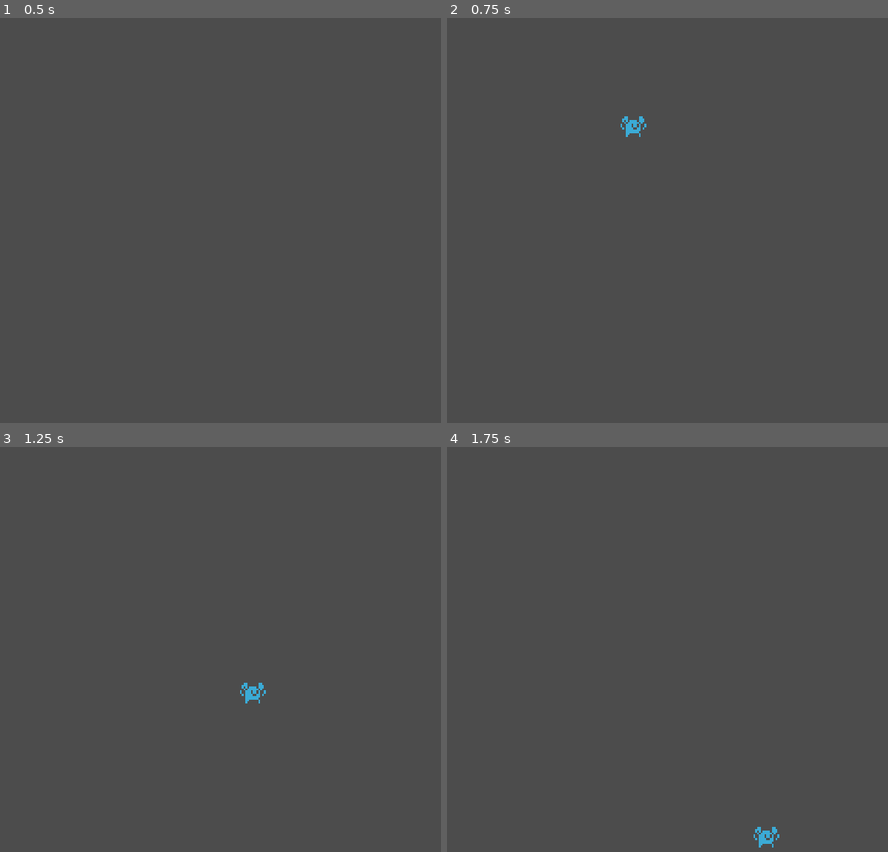
Above: before the commit, frames 1-4 (two rows, left to right).
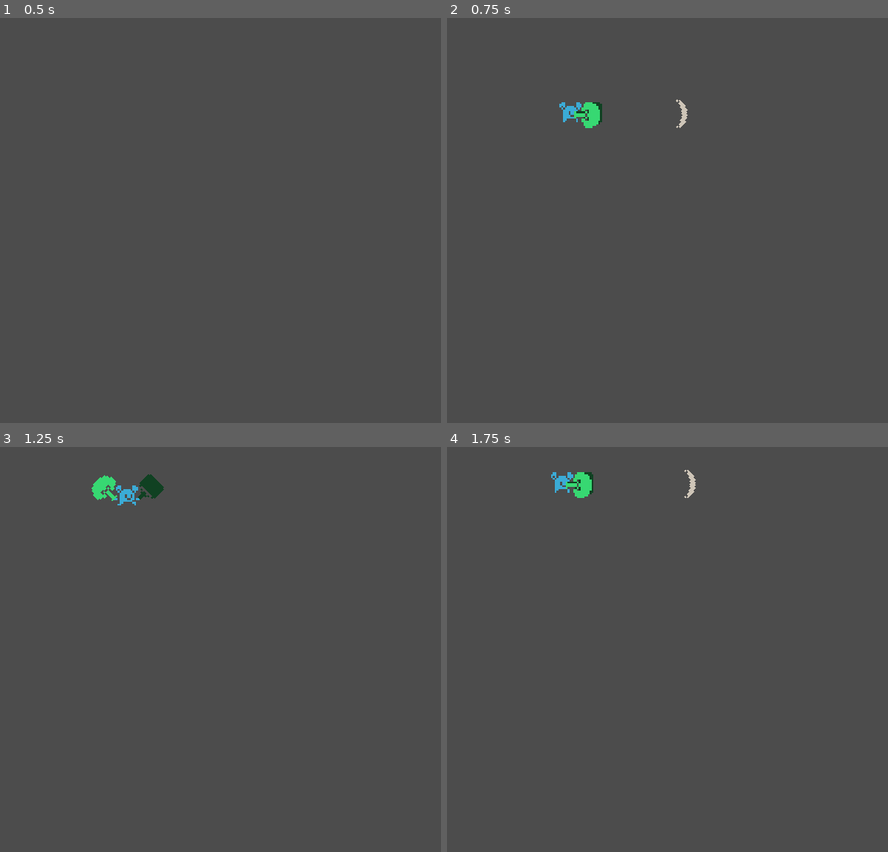
Above: after the commit, the same moments.

Repository: BasicLich/MizJam01
Game: Godot game, scene res://Main.tscn
Same seed, same stepped clock (60 frames per second), same inputs: the game is played once before the commit and once after it.
Inputs:
- Up to frame 1 (0.5 s): no input
- Up to frame 2 (0.75 s): tap Enter (ui_accept) at 0.5 s; hold Right (ui_right) from 0.53 s (still down); tap X (attack, bound only after the commit) at 0.6 s
- Up to frame 3 (1.25 s): keep holding Right (ui_right); tap Enter (ui_accept) at 0.77, 0.8, 1.07 s
- Up to frame 4 (1.75 s): keep holding Right (ui_right); tap Enter (ui_accept) at 1.35, 1.52 s; tap X (attack, bound only after the commit) at 1.55 s

Frame 1 is identical in both runs. In frame 2, 0.6% of the frame differs, in the area x 25-55%, y 20-30%; in frame 3, 0.7%, in the area x 20-61%, y 6-64%; in frame 4, 0.6%.

Commit message:
Added fan weapons and fan attack with animations and slash effect.

Diff:
--- a/Main.gd
+++ b/Main.gd
@@ -7,6 +7,6 @@
 	var window_size = OS.get_window_size()
 	OS.set_window_position(screen_size*0.5 - window_size*0.5)
 
-func _process(delta):
+func _process(_delta):
 	if Input.is_action_just_pressed("ui_accept"):
 		get_tree().change_scene("res://Gameplay.tscn")
--- a/Player/Player.gd
+++ b/Player/Player.gd
@@ -5,12 +5,16 @@
 	"down": "ui_down",
 	"left": "ui_left",
 	"right": "ui_right",
-	"jump": "ui_accept"
+	"jump": "ui_accept",
+	"attack": "attack"
 }
 
 onready var input_controls = CONTROLS
 
+const WindGust = preload("res://Player/WindGust.tscn")
+
 const MAX_FALL_SPEED = 148
+const FAN_STRIKE_RECOIL_SPEED = 256
 onready var gravity = 10
 onready var speed = 72
 onready var jump_speed = 200
@@ -22,17 +26,25 @@
 onready var state_machine = $StateMachine
 onready var animation_player = $AnimationPlayer
 onready var body = $Body
-
-onready var jumpSfx = $JumpSfx
+onready var fan_strike_timer = $FanStrikeTimer
+onready var wind_slash_spawn = $Body/WindSlashSpawn
+onready var attack_cooldown_timer = $AttackCooldownTimer
 
 func _ready():
 	pass
 
 func _physics_process(_delta):
-	velocity.x = 0
+	if state_machine.state == state_machine.States.FAN_STRIKE:
+		velocity.x *= 0.9
+	else:
+		velocity.x = 0
 
 	# Gravity
 	velocity.y += get_gravity()
+
+	# Stop vertical movement during fan strike
+	if state_machine.state == state_machine.States.FAN_STRIKE:
+		velocity.y = 0
 
 	# Movement
 	if can_move():
@@ -43,6 +55,9 @@
 		if velocity.x != 0:
 			face_direction = sign(velocity.x)
 		body.scale.x = face_direction
+		if Input.is_action_just_pressed(input_controls["attack"]):
+			if can_attack():
+				fan_strike()
 
 	# Jump
 	if Input.is_action_just_pressed(input_controls["jump"]):
@@ -55,18 +70,6 @@
 	if velocity.y > MAX_FALL_SPEED:
 		velocity.y = MAX_FALL_SPEED
 
-func idle_state():
-	pass
-
-func run_state():
-	pass
-
-func jump_state():
-	pass
-
-func fall_state():
-	pass
-
 func can_move() -> bool:
 	return state_machine.is_in_moving_state()
 
@@ -76,6 +79,27 @@
 func jump():
 	velocity.y = -get_jump_speed()
 	state_machine.set_state(state_machine.States.JUMP)
+
+func can_attack():
+	return state_machine.state != state_machine.States.FAN_STRIKE \
+		and attack_cooldown_timer.is_stopped()
+
+func fan_strike():
+	state_machine.set_state(state_machine.States.FAN_STRIKE)
+	fan_strike_timer.start()
+	attack_cooldown_timer.start()
+	var wind_slash = WindGust.instance()
+	get_parent().add_child(wind_slash)
+	wind_slash.global_position = wind_slash_spawn.global_position
+	var slash_speed = 212
+	if face_direction == 1:
+		velocity.x = -FAN_STRIKE_RECOIL_SPEED
+		wind_slash.rotation = deg2rad(45)
+		wind_slash.set_velocity(slash_speed, 0)
+	else:
+		velocity.x = FAN_STRIKE_RECOIL_SPEED
+		wind_slash.rotation = deg2rad(-135)
+		wind_slash.set_velocity(-slash_speed, 0)
 
 func get_gravity() -> float:
 	var g = gravity
@@ -100,3 +124,6 @@
 
 func is_jump_grace_active() -> bool:
 	return not jump_grace_timer.is_stopped()
+
+func _on_FanStrikeTimer_timeout():
+	state_machine.set_state(state_machine.States.IDLE)
--- a/Player/Player.tscn
+++ b/Player/Player.tscn
@@ -1,8 +1,11 @@
-[gd_scene load_steps=9 format=2]
+[gd_scene load_steps=13 format=2]
 
 [ext_resource path="res://Player/Player.gd" type="Script" id=1]
 [ext_resource path="res://Player/player01.png" type="Texture" id=2]
 [ext_resource path="res://Player/PlayerFSM.gd" type="Script" id=3]
+[ext_resource path="res://Player/fan_weapon02.png" type="Texture" id=4]
+[ext_resource path="res://Player/fan_weapon01.png" type="Texture" id=5]
+[ext_resource path="res://Player/player01_no_hands.png" type="Texture" id=6]
 
 [sub_resource type="RectangleShape2D" id=1]
 extents = Vector2( 5, 4 )
@@ -32,8 +35,192 @@
 tracks/1/keys = {
 "times": PoolRealArray( 0 ),
 "transitions": PoolRealArray( 1 ),
-"update": 0,
+"update": 1,
 "values": [ Vector2( 0, 0 ) ]
+}
+tracks/2/type = "value"
+tracks/2/path = NodePath("Body/LeftHand:region_rect")
+tracks/2/interp = 1
+tracks/2/loop_wrap = true
+tracks/2/imported = false
+tracks/2/enabled = true
+tracks/2/keys = {
+"times": PoolRealArray( 0 ),
+"transitions": PoolRealArray( 1 ),
+"update": 1,
+"values": [ Rect2( 65, 9, 2, 4 ) ]
+}
+tracks/3/type = "value"
+tracks/3/path = NodePath("Body/LeftHand:position")
+tracks/3/interp = 1
+tracks/3/loop_wrap = true
+tracks/3/imported = false
+tracks/3/enabled = true
+tracks/3/keys = {
+"times": PoolRealArray( 0 ),
+"transitions": PoolRealArray( 1 ),
+"update": 1,
+"values": [ Vector2( -6, 3 ) ]
+}
+tracks/4/type = "value"
+tracks/4/path = NodePath("Body/RightHand:region_rect")
+tracks/4/interp = 1
+tracks/4/loop_wrap = true
+tracks/4/imported = false
+tracks/4/enabled = true
+tracks/4/keys = {
+"times": PoolRealArray( 0 ),
+"transitions": PoolRealArray( 1 ),
+"update": 1,
+"values": [ Rect2( 77, 9, 2, 4 ) ]
+}
+tracks/5/type = "value"
+tracks/5/path = NodePath("Body/RightHand:position")
+tracks/5/interp = 1
+tracks/5/loop_wrap = true
+tracks/5/imported = false
+tracks/5/enabled = true
+tracks/5/keys = {
+"times": PoolRealArray( 0 ),
+"transitions": PoolRealArray( 1 ),
+"update": 1,
+"values": [ Vector2( 6, 3 ) ]
+}
+tracks/6/type = "value"
+tracks/6/path = NodePath("Body/RightHand/RightFan:position")
+tracks/6/interp = 1
+tracks/6/loop_wrap = true
+tracks/6/imported = false
+tracks/6/enabled = true
+tracks/6/keys = {
+"times": PoolRealArray( 0 ),
+"transitions": PoolRealArray( 1 ),
+"update": 1,
+"values": [ Vector2( 5.5, -6.5 ) ]
+}
+tracks/7/type = "value"
+tracks/7/path = NodePath("Body/LeftHand/LeftFan:position")
+tracks/7/interp = 1
+tracks/7/loop_wrap = true
+tracks/7/imported = false
+tracks/7/enabled = true
+tracks/7/keys = {
+"times": PoolRealArray( 0 ),
+"transitions": PoolRealArray( 1 ),
+"update": 1,
+"values": [ Vector2( -5.5, -6.5 ) ]
+}
+tracks/8/type = "value"
+tracks/8/path = NodePath("Body/LeftHand/LeftFan:rotation_degrees")
+tracks/8/interp = 1
+tracks/8/loop_wrap = true
+tracks/8/imported = false
+tracks/8/enabled = true
+tracks/8/keys = {
+"times": PoolRealArray( 0 ),
+"transitions": PoolRealArray( 1 ),
+"update": 1,
+"values": [ -45.0 ]
+}
+tracks/9/type = "value"
+tracks/9/path = NodePath("Body/RightHand/RightFan:rotation_degrees")
+tracks/9/interp = 1
+tracks/9/loop_wrap = true
+tracks/9/imported = false
+tracks/9/enabled = true
+tracks/9/keys = {
+"times": PoolRealArray( 0 ),
+"transitions": PoolRealArray( 1 ),
+"update": 1,
+"values": [ 45.0 ]
+}
+
+[sub_resource type="Animation" id=6]
+resource_name = "fan_strike"
+length = 0.4
+tracks/0/type = "value"
+tracks/0/path = NodePath("Body/Sprite:frame")
+tracks/0/interp = 1
+tracks/0/loop_wrap = true
+tracks/0/imported = false
+tracks/0/enabled = true
+tracks/0/keys = {
+"times": PoolRealArray( 0 ),
+"transitions": PoolRealArray( 1 ),
+"update": 1,
+"values": [ 0 ]
+}
+tracks/1/type = "value"
+tracks/1/path = NodePath("Body/LeftHand/LeftFan:position")
+tracks/1/interp = 1
+tracks/1/loop_wrap = true
+tracks/1/imported = false
+tracks/1/enabled = true
+tracks/1/keys = {
+"times": PoolRealArray( 0, 0.4 ),
+"transitions": PoolRealArray( 1, 1 ),
+"update": 1,
+"values": [ Vector2( 7, 0 ), Vector2( -4, -5 ) ]
+}
+tracks/2/type = "value"
+tracks/2/path = NodePath("Body/LeftHand/LeftFan:rotation_degrees")
+tracks/2/interp = 1
+tracks/2/loop_wrap = true
+tracks/2/imported = false
+tracks/2/enabled = true
+tracks/2/keys = {
+"times": PoolRealArray( 0, 0.4 ),
+"transitions": PoolRealArray( 1, 1 ),
+"update": 1,
+"values": [ 89.9999, -45.0 ]
+}
+tracks/3/type = "value"
+tracks/3/path = NodePath("Body/RightHand/RightFan:position")
+tracks/3/interp = 1
+tracks/3/loop_wrap = true
+tracks/3/imported = false
+tracks/3/enabled = true
+tracks/3/keys = {
+"times": PoolRealArray( 0, 0.4 ),
+"transitions": PoolRealArray( 1, 1 ),
+"update": 1,
+"values": [ Vector2( 4, -1 ), Vector2( 5, -5 ) ]
+}
+tracks/4/type = "value"
+tracks/4/path = NodePath("Body/RightHand/RightFan:rotation_degrees")
+tracks/4/interp = 1
+tracks/4/loop_wrap = true
+tracks/4/imported = false
+tracks/4/enabled = true
+tracks/4/keys = {
+"times": PoolRealArray( 0, 0.4 ),
+"transitions": PoolRealArray( 1, 1 ),
+"update": 1,
+"values": [ 89.9999, 45.0 ]
+}
+tracks/5/type = "value"
+tracks/5/path = NodePath("Body/LeftHand:position")
+tracks/5/interp = 1
+tracks/5/loop_wrap = true
+tracks/5/imported = false
+tracks/5/enabled = true
+tracks/5/keys = {
+"times": PoolRealArray( 0, 0.4 ),
+"transitions": PoolRealArray( 1, 1 ),
+"update": 1,
+"values": [ Vector2( 2, 4 ), Vector2( -6, 5 ) ]
+}
+tracks/6/type = "value"
+tracks/6/path = NodePath("Body/RightHand:position")
+tracks/6/interp = 1
+tracks/6/loop_wrap = true
+tracks/6/imported = false
+tracks/6/enabled = true
+tracks/6/keys = {
+"times": PoolRealArray( 0, 0.4 ),
+"transitions": PoolRealArray( 1, 1 ),
+"update": 1,
+"values": [ Vector2( 6, 4 ), Vector2( 5, 5 ) ]
 }
 
 [sub_resource type="Animation" id=3]
@@ -61,8 +248,104 @@
 tracks/1/keys = {
 "times": PoolRealArray( 0 ),
 "transitions": PoolRealArray( 1 ),
+"update": 1,
+"values": [ Vector2( 0, 0 ) ]
+}
+tracks/2/type = "value"
+tracks/2/path = NodePath("Body/LeftHand:position")
+tracks/2/interp = 1
+tracks/2/loop_wrap = true
+tracks/2/imported = false
+tracks/2/enabled = true
+tracks/2/keys = {
+"times": PoolRealArray( 0 ),
+"transitions": PoolRealArray( 1 ),
+"update": 1,
+"values": [ Vector2( -6, 5 ) ]
+}
+tracks/3/type = "value"
+tracks/3/path = NodePath("Body/RightHand:position")
+tracks/3/interp = 1
+tracks/3/loop_wrap = true
+tracks/3/imported = false
+tracks/3/enabled = true
+tracks/3/keys = {
+"times": PoolRealArray( 0 ),
+"transitions": PoolRealArray( 1 ),
+"update": 1,
+"values": [ Vector2( 5, 5 ) ]
+}
+tracks/4/type = "value"
+tracks/4/path = NodePath("Body/LeftHand:region_rect")
+tracks/4/interp = 1
+tracks/4/loop_wrap = true
+tracks/4/imported = false
+tracks/4/enabled = true
+tracks/4/keys = {
+"times": PoolRealArray( 0 ),
+"transitions": PoolRealArray( 1 ),
+"update": 1,
+"values": [ Rect2( 1, 12, 2, 2 ) ]
+}
+tracks/5/type = "value"
+tracks/5/path = NodePath("Body/RightHand:region_rect")
+tracks/5/interp = 1
+tracks/5/loop_wrap = true
+tracks/5/imported = false
+tracks/5/enabled = true
+tracks/5/keys = {
+"times": PoolRealArray( 0 ),
+"transitions": PoolRealArray( 1 ),
+"update": 1,
+"values": [ Rect2( 1, 12, 2, 2 ) ]
+}
+tracks/6/type = "value"
+tracks/6/path = NodePath("Body/LeftHand/LeftFan:position")
+tracks/6/interp = 1
+tracks/6/loop_wrap = true
+tracks/6/imported = false
+tracks/6/enabled = true
+tracks/6/keys = {
+"times": PoolRealArray( 0 ),
+"transitions": PoolRealArray( 1 ),
 "update": 0,
-"values": [ Vector2( 0, 0 ) ]
+"values": [ Vector2( -4, -5 ) ]
+}
+tracks/7/type = "value"
+tracks/7/path = NodePath("Body/RightHand/RightFan:position")
+tracks/7/interp = 1
+tracks/7/loop_wrap = true
+tracks/7/imported = false
+tracks/7/enabled = true
+tracks/7/keys = {
+"times": PoolRealArray( 0 ),
+"transitions": PoolRealArray( 1 ),
+"update": 1,
+"values": [ Vector2( 5, -5 ) ]
+}
+tracks/8/type = "value"
+tracks/8/path = NodePath("Body/LeftHand/LeftFan:rotation_degrees")
+tracks/8/interp = 1
+tracks/8/loop_wrap = true
+tracks/8/imported = false
+tracks/8/enabled = true
+tracks/8/keys = {
+"times": PoolRealArray( 0 ),
+"transitions": PoolRealArray( 1 ),
+"update": 0,
+"values": [ -45.0 ]
+}
+tracks/9/type = "value"
+tracks/9/path = NodePath("Body/RightHand/RightFan:rotation_degrees")
+tracks/9/interp = 1
+tracks/9/loop_wrap = true
+tracks/9/imported = false
+tracks/9/enabled = true
+tracks/9/keys = {
+"times": PoolRealArray( 0 ),
+"transitions": PoolRealArray( 1 ),
+"update": 1,
+"values": [ 45.0 ]
 }
 
 [sub_resource type="Animation" id=4]
@@ -90,8 +373,104 @@
 tracks/1/keys = {
 "times": PoolRealArray( 0 ),
 "transitions": PoolRealArray( 1 ),
-"update": 0,
+"update": 1,
 "values": [ Vector2( 0, 2 ) ]
+}
+tracks/2/type = "value"
+tracks/2/path = NodePath("Body/LeftHand:region_rect")
+tracks/2/interp = 1
+tracks/2/loop_wrap = true
+tracks/2/imported = false
+tracks/2/enabled = true
+tracks/2/keys = {
+"times": PoolRealArray( 0 ),
+"transitions": PoolRealArray( 1 ),
+"update": 1,
+"values": [ Rect2( 49, 9, 2, 2 ) ]
+}
+tracks/3/type = "value"
+tracks/3/path = NodePath("Body/LeftHand:position")
+tracks/3/interp = 1
+tracks/3/loop_wrap = true
+tracks/3/imported = false
+tracks/3/enabled = true
+tracks/3/keys = {
+"times": PoolRealArray( 0 ),
+"transitions": PoolRealArray( 1 ),
+"update": 1,
+"values": [ Vector2( -6, 4 ) ]
+}
+tracks/4/type = "value"
+tracks/4/path = NodePath("Body/RightHand:region_rect")
+tracks/4/interp = 1
+tracks/4/loop_wrap = true
+tracks/4/imported = false
+tracks/4/enabled = true
+tracks/4/keys = {
+"times": PoolRealArray( 0 ),
+"transitions": PoolRealArray( 1 ),
+"update": 1,
+"values": [ Rect2( 61, 9, 2, 2 ) ]
+}
+tracks/5/type = "value"
+tracks/5/path = NodePath("Body/RightHand:position")
+tracks/5/interp = 1
+tracks/5/loop_wrap = true
+tracks/5/imported = false
+tracks/5/enabled = true
+tracks/5/keys = {
+"times": PoolRealArray( 0 ),
+"transitions": PoolRealArray( 1 ),
+"update": 1,
+"values": [ Vector2( 6, 4 ) ]
+}
+tracks/6/type = "value"
+tracks/6/path = NodePath("Body/LeftHand/LeftFan:position")
+tracks/6/interp = 1
+tracks/6/loop_wrap = true
+tracks/6/imported = false
+tracks/6/enabled = true
+tracks/6/keys = {
+"times": PoolRealArray( 0 ),
+"transitions": PoolRealArray( 1 ),
+"update": 1,
+"values": [ Vector2( -5.5, -4.5 ) ]
+}
+tracks/7/type = "value"
+tracks/7/path = NodePath("Body/RightHand/RightFan:position")
+tracks/7/interp = 1
+tracks/7/loop_wrap = true
+tracks/7/imported = false
+tracks/7/enabled = true
+tracks/7/keys = {
+"times": PoolRealArray( 0 ),
+"transitions": PoolRealArray( 1 ),
+"update": 1,
+"values": [ Vector2( 5.5, -4.5 ) ]
+}
+tracks/8/type = "value"
+tracks/8/path = NodePath("Body/RightHand/RightFan:rotation_degrees")
+tracks/8/interp = 1
+tracks/8/loop_wrap = true
+tracks/8/imported = false
+tracks/8/enabled = true
+tracks/8/keys = {
+"times": PoolRealArray( 0 ),
+"transitions": PoolRealArray( 1 ),
+"update": 1,
+"values": [ 45.0 ]
+}
+tracks/9/type = "value"
+tracks/9/path = NodePath("Body/LeftHand/LeftFan:rotation_degrees")
+tracks/9/interp = 1
+tracks/9/loop_wrap = true
+tracks/9/imported = false
+tracks/9/enabled = true
+tracks/9/keys = {
+"times": PoolRealArray( 0 ),
+"transitions": PoolRealArray( 1 ),
+"update": 1,
+"values": [ -45.0 ]
 }
 
 [sub_resource type="Animation" id=5]
@@ -119,25 +498,151 @@
 tracks/1/keys = {
 "times": PoolRealArray( 0 ),
 "transitions": PoolRealArray( 1 ),
-"update": 0,
+"update": 1,
 "values": [ Vector2( 0, 0 ) ]
+}
+tracks/2/type = "value"
+tracks/2/path = NodePath("Body/RightHand:position")
+tracks/2/interp = 1
+tracks/2/loop_wrap = true
+tracks/2/imported = false
+tracks/2/enabled = true
+tracks/2/keys = {
+"times": PoolRealArray( 0, 0.1, 0.2, 0.3 ),
+"transitions": PoolRealArray( 1, 1, 1, 1 ),
+"update": 1,
+"values": [ Vector2( 5, 3 ), Vector2( 5, 5 ), Vector2( 5, 3 ), Vector2( 5, 5 ) ]
+}
+tracks/3/type = "value"
+tracks/3/path = NodePath("Body/LeftHand:position")
+tracks/3/interp = 1
+tracks/3/loop_wrap = true
+tracks/3/imported = false
+tracks/3/enabled = true
+tracks/3/keys = {
+"times": PoolRealArray( 0, 0.1, 0.2, 0.3 ),
+"transitions": PoolRealArray( 1, 1, 1, 1 ),
+"update": 1,
+"values": [ Vector2( -6, 3 ), Vector2( -6, 5 ), Vector2( -6, 3 ), Vector2( -6, 5 ) ]
+}
+tracks/4/type = "value"
+tracks/4/path = NodePath("Body/RightHand:region_rect")
+tracks/4/interp = 1
+tracks/4/loop_wrap = true
+tracks/4/imported = false
+tracks/4/enabled = true
+tracks/4/keys = {
+"times": PoolRealArray( 0 ),
+"transitions": PoolRealArray( 1 ),
+"update": 1,
+"values": [ Rect2( 1, 12, 2, 2 ) ]
+}
+tracks/5/type = "value"
+tracks/5/path = NodePath("Body/LeftHand:region_rect")
+tracks/5/interp = 1
+tracks/5/loop_wrap = true
+tracks/5/imported = false
+tracks/5/enabled = true
+tracks/5/keys = {
+"times": PoolRealArray( 0 ),
+"transitions": PoolRealArray( 1 ),
+"update": 1,
+"values": [ Rect2( 1, 12, 2, 2 ) ]
+}
+tracks/6/type = "value"
+tracks/6/path = NodePath("Body/LeftHand/LeftFan:position")
+tracks/6/interp = 1
+tracks/6/loop_wrap = true
+tracks/6/imported = false
+tracks/6/enabled = true
+tracks/6/keys = {
+"times": PoolRealArray( 0 ),
+"transitions": PoolRealArray( 1 ),
+"update": 1,
+"values": [ Vector2( -4, -5 ) ]
+}
+tracks/7/type = "value"
+tracks/7/path = NodePath("Body/RightHand/RightFan:position")
+tracks/7/interp = 1
+tracks/7/loop_wrap = true
+tracks/7/imported = false
+tracks/7/enabled = true
+tracks/7/keys = {
+"times": PoolRealArray( 0 ),
+"transitions": PoolRealArray( 1 ),
+"update": 1,
+"values": [ Vector2( 5, -5 ) ]
+}
+tracks/8/type = "value"
+tracks/8/path = NodePath("Body/LeftHand/LeftFan:rotation_degrees")
+tracks/8/interp = 1
+tracks/8/loop_wrap = true
+tracks/8/imported = false
+tracks/8/enabled = true
+tracks/8/keys = {
+"times": PoolRealArray( 0 ),
+"transitions": PoolRealArray( 1 ),
+"update": 1,
+"values": [ -45.0 ]
+}
+tracks/9/type = "value"
+tracks/9/path = NodePath("Body/RightHand/RightFan:rotation_degrees")
+tracks/9/interp = 1
+tracks/9/loop_wrap = true
+tracks/9/imported = false
+tracks/9/enabled = true
+tracks/9/keys = {
+"times": PoolRealArray( 0 ),
+"transitions": PoolRealArray( 1 ),
+"update": 1,
+"values": [ 45.0 ]
 }
 
 [node name="Player" type="KinematicBody2D"]
 script = ExtResource( 1 )
 
 [node name="CollisionShape2D" type="CollisionShape2D" parent="."]
+visible = false
 position = Vector2( 0, 4 )
 shape = SubResource( 1 )
 
 [node name="Body" type="Node2D" parent="."]
 
 [node name="Sprite" type="Sprite" parent="Body"]
+light_mask = 3
+texture = ExtResource( 6 )
+hframes = 6
+region_rect = Rect2( 0, 0, 16, 16 )
+
+[node name="RightHand" type="Sprite" parent="Body"]
+position = Vector2( 5, 5 )
 texture = ExtResource( 2 )
-hframes = 6
+region_enabled = true
+region_rect = Rect2( 1, 12, 2, 2 )
+
+[node name="RightFan" type="Sprite" parent="Body/RightHand"]
+modulate = Color( 0.301961, 0.301961, 0.301961, 1 )
+position = Vector2( 5, -5 )
+rotation = 0.785398
+texture = ExtResource( 5 )
+
+[node name="LeftHand" type="Sprite" parent="Body"]
+position = Vector2( -6, 5 )
+texture = ExtResource( 2 )
+region_enabled = true
+region_rect = Rect2( 1, 12, 2, 2 )
+
+[node name="LeftFan" type="Sprite" parent="Body/LeftHand"]
+position = Vector2( -4, -5 )
+rotation = -0.785398
+texture = ExtResource( 4 )
+
+[node name="WindSlashSpawn" type="Position2D" parent="Body"]
+position = Vector2( 14, 4 )
 
 [node name="AnimationPlayer" type="AnimationPlayer" parent="."]
 anims/fall = SubResource( 2 )
+anims/fan_strike = SubResource( 6 )
 anims/idle = SubResource( 3 )
 anims/jump = SubResource( 4 )
 anims/run = SubResource( 5 )
@@ -148,3 +653,12 @@
 [node name="JumpGraceTimer" type="Timer" parent="."]
 wait_time = 0.1
 one_shot = true
+
+[node name="FanStrikeTimer" type="Timer" parent="."]
+wait_time = 0.4
+one_shot = true
+
+[node name="AttackCooldownTimer" type="Timer" parent="."]
+wait_time = 0.5
+one_shot = true
+[connection signal="timeout" from="FanStrikeTimer" to="." method="_on_FanStrikeTimer_timeout"]
--- a/Player/PlayerFSM.gd
+++ b/Player/PlayerFSM.gd
@@ -1,22 +1,14 @@
 extends "res://StateMachine.gd"
 
-enum States {IDLE, RUN, JUMP, FALL}
+enum States {IDLE, RUN, JUMP, FALL, FAN_STRIKE}
 
-const MOVING_STATES = [States.IDLE, States.RUN, States.JUMP, States.FALL]
+const CONTROLLABLE_STATES = [States.IDLE, States.RUN, States.JUMP, States.FALL]
 
 func _ready():
 	call_deferred("set_state", States.IDLE)
 
 func _state_logic(_delta):
-	match state:
-		States.IDLE:
-			actor.idle_state()
-		States.RUN:
-			actor.run_state()
-		States.JUMP:
-			actor.jump_state()
-		States.FALL:
-			actor.fall_state()
+	pass
 
 func _state_transition(_delta):
 	if state == States.IDLE:
@@ -54,6 +46,8 @@
 			actor.animation_player.play("fall")
 			if old_state == States.IDLE or old_state == States.RUN:
 				actor.jump_grace_timer.start()
+		States.FAN_STRIKE:
+			actor.animation_player.play("fan_strike")
 
 func is_in_moving_state() -> bool:
-	return state in MOVING_STATES
+	return state in CONTROLLABLE_STATES
--- /dev/null
+++ b/Player/WindGust.gd
@@ -0,0 +1,16 @@
+extends Node2D
+
+onready var velocity = Vector2()
+
+func _process(delta):
+	position.x += velocity.x * delta
+	position.y += velocity.y * delta
+
+	velocity *= 0.9
+
+func set_velocity(x: float, y: float):
+	velocity.x = x
+	velocity.y = y
+
+func _on_LifeTimer_timeout():
+	queue_free()
--- /dev/null
+++ b/Player/WindGust.tscn
@@ -0,0 +1,24 @@
+[gd_scene load_steps=4 format=2]
+
+[ext_resource path="res://SharedAssets/white_slash.png" type="Texture" id=1]
+[ext_resource path="res://Player/WindGust.gd" type="Script" id=2]
+
+[sub_resource type="RectangleShape2D" id=1]
+extents = Vector2( 8, 8 )
+
+[node name="WindGust" type="Node2D"]
+script = ExtResource( 2 )
+
+[node name="Sprite" type="Sprite" parent="."]
+texture = ExtResource( 1 )
+
+[node name="Area2D" type="Area2D" parent="."]
+
+[node name="CollisionShape2D" type="CollisionShape2D" parent="Area2D"]
+shape = SubResource( 1 )
+
+[node name="LifeTimer" type="Timer" parent="."]
+wait_time = 0.6
+one_shot = true
+autostart = true
+[connection signal="timeout" from="LifeTimer" to="." method="_on_LifeTimer_timeout"]
--- a/project.godot
+++ b/project.godot
@@ -26,6 +26,14 @@
 window/stretch/mode="2d"
 window/stretch/aspect="keep"
 
+[input]
+
+attack={
+"deadzone": 0.5,
+"events": [ Object(InputEventKey,"resource_local_to_scene":false,"resource_name":"","device":0,"alt":false,"shift":false,"control":false,"meta":false,"command":false,"pressed":false,"scancode":88,"unicode":0,"echo":false,"script":null)
+ ]
+}
+
 [rendering]
 
 environment/default_environment="res://default_env.tres"
Binary file added: Player/fan_weapon01.png
Not shown, added: Player/fan_weapon01.png.import
Binary file added: Player/fan_weapon02.png
Not shown, added: Player/fan_weapon02.png.import
Binary file added: Player/player01_no_hands.png
Not shown, added: Player/player01_no_hands.png.import
Binary file added: SharedAssets/white_slash.png
Not shown, added: SharedAssets/white_slash.png.import
